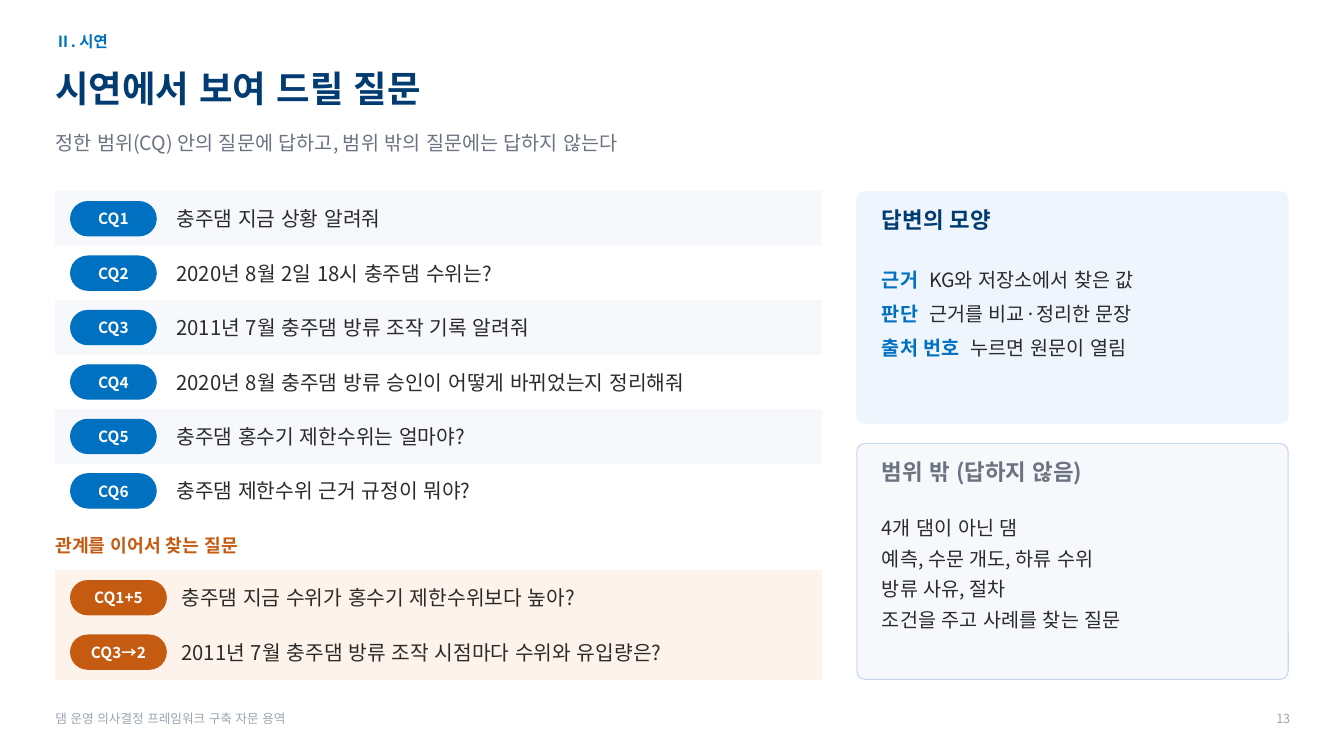
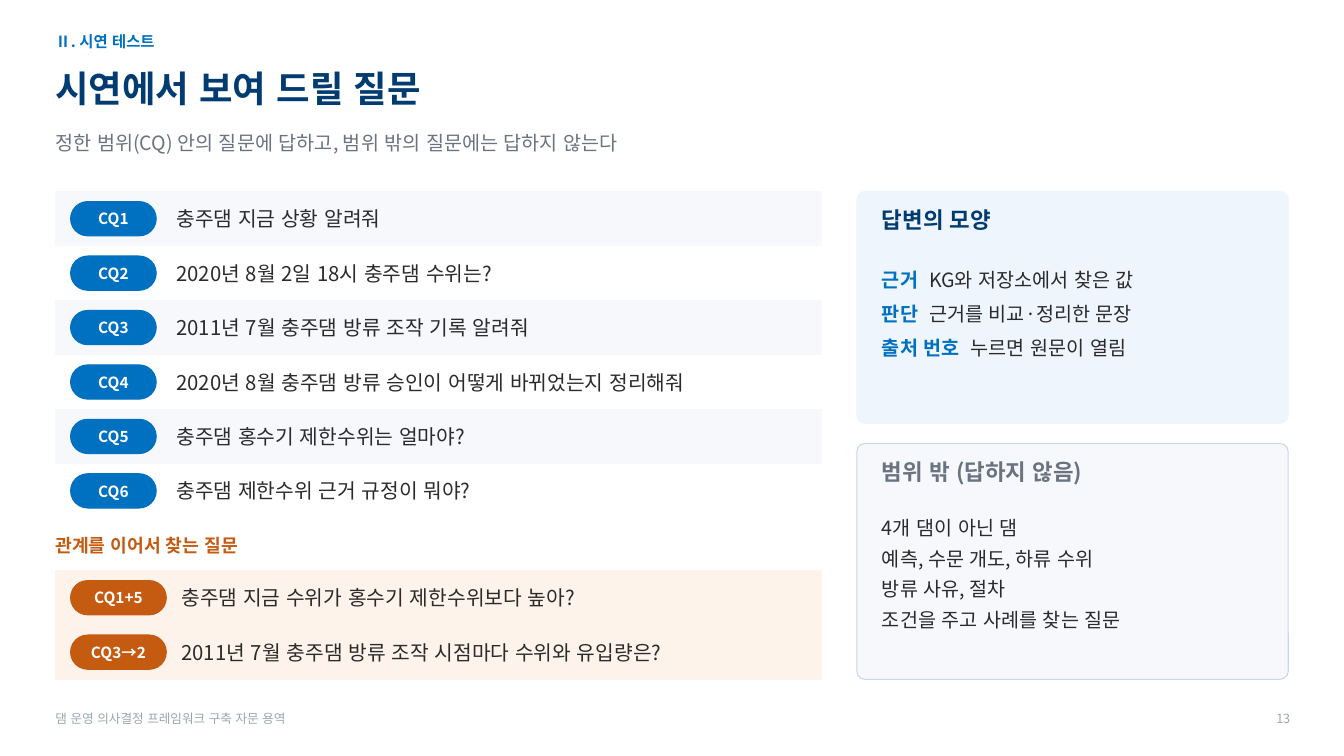
Before and after one commit to mkm1119/KGRAG-LLM, a slide deck: slide 13 of project_khnp/2026.11.26_한강수력본부_발표자료_초안.pptx. Drawn at 1344x756 pixels with LibreOffice and Linux fonts; fonts in the diff are those of the drawing; background and template pictures are left out. Boxes give left, top, right and bottom in pixels: in the first picture for what was removed or moved away, otherwise in the second. Text is boxed around its words. In the diff, an @@ line names an element or a change of style, - is before the commit and + after.

```diff
--- a/project_khnp/2026.11.26_한강수력본부_발표자료_초안.pptx
+++ b/project_khnp/2026.11.26_한강수력본부_발표자료_초안.pptx
@@ text at (x1=55, y1=34, x2=155, y2=49): text changed @@
-Ⅱ. 시연
+Ⅱ. 시연 테스트
```
Also in this commit, not shown: 12 other slides changed, 1 slide added, 1 slide removed, 3 other files.
